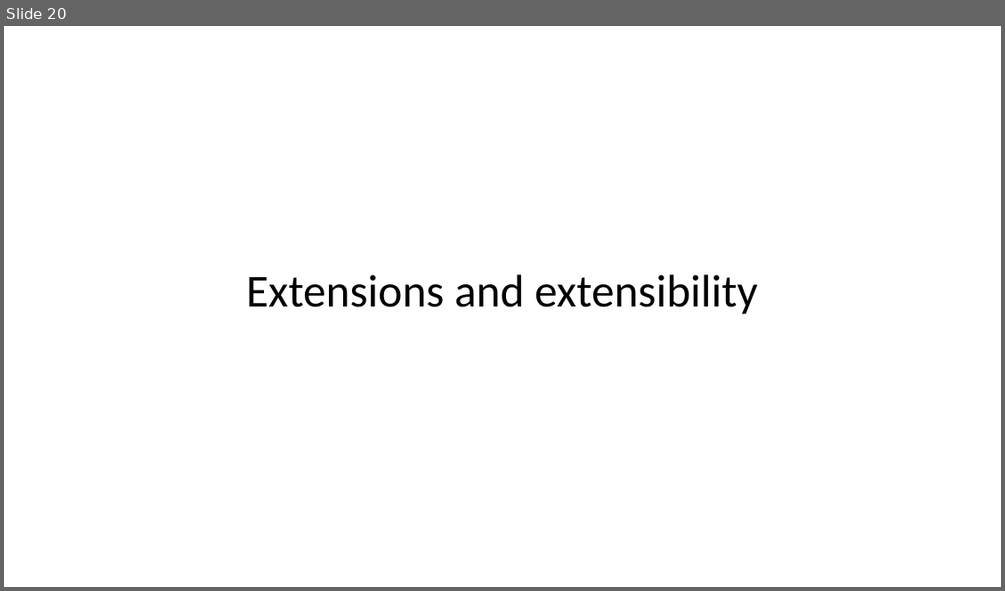
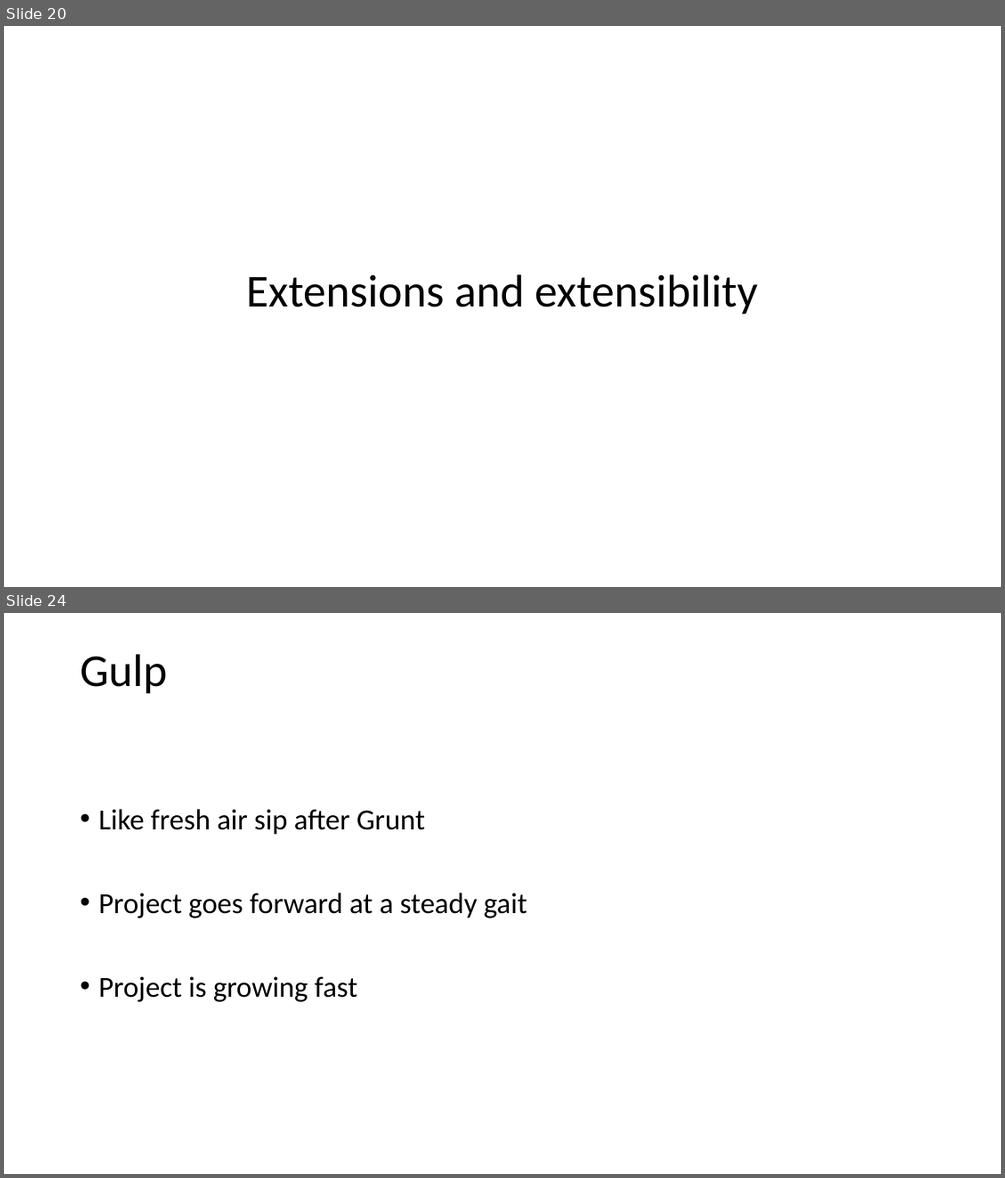
Before and after one commit to vba/presentations, a slide deck: build.js/build.js.pptx. Shown one above the other, each under a label of ours: slide 20 before the commit, slides 20 and 24 after it; the slides between them are not shown. The pictures are 1005x591 and 1005x1178 pixels, drawn with LibreOffice and Linux fonts; fonts in the diff are those of the drawing. Boxes give left, top, right and bottom in pixels: in the first picture for what was removed or moved away, otherwise in the second. Text is boxed around its words. In the diff, an @@ line names an element or a change of style, - is before the commit and + after.

```diff
--- a/build.js/build.js.pptx
+++ b/build.js/build.js.pptx
@@ slide 24 added at (x1=4, y1=613, x2=1001, y2=1174), background #FFFFFF @@
@@ title added at (x1=80, y1=654, x2=167, y2=694), 44 pt, text #000000 @@
+Gulp
@@ text added at (x1=98, y1=809, x2=527, y2=1002), 28 pt, text #000000 @@
+• Like fresh air sip after Grunt
+• Project goes forward at a steady gait
+• Project is growing fast
```
Also in this commit, not shown: 2 slides changed, 7 other slides added, 11 other files.
